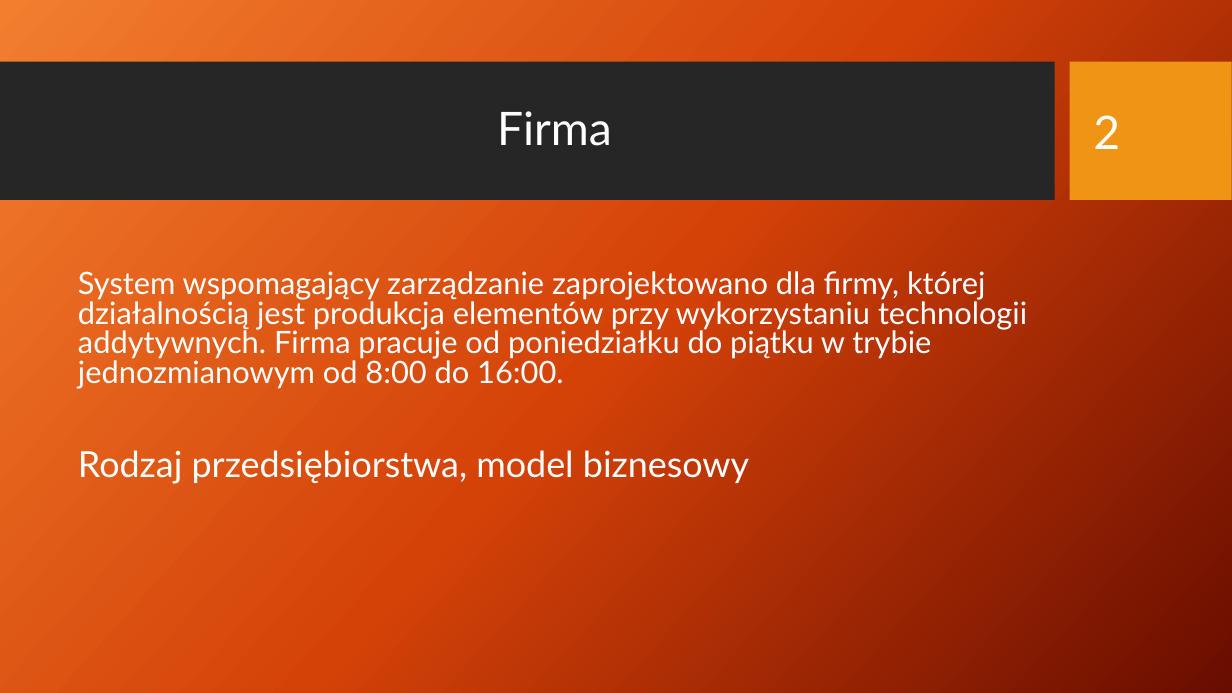
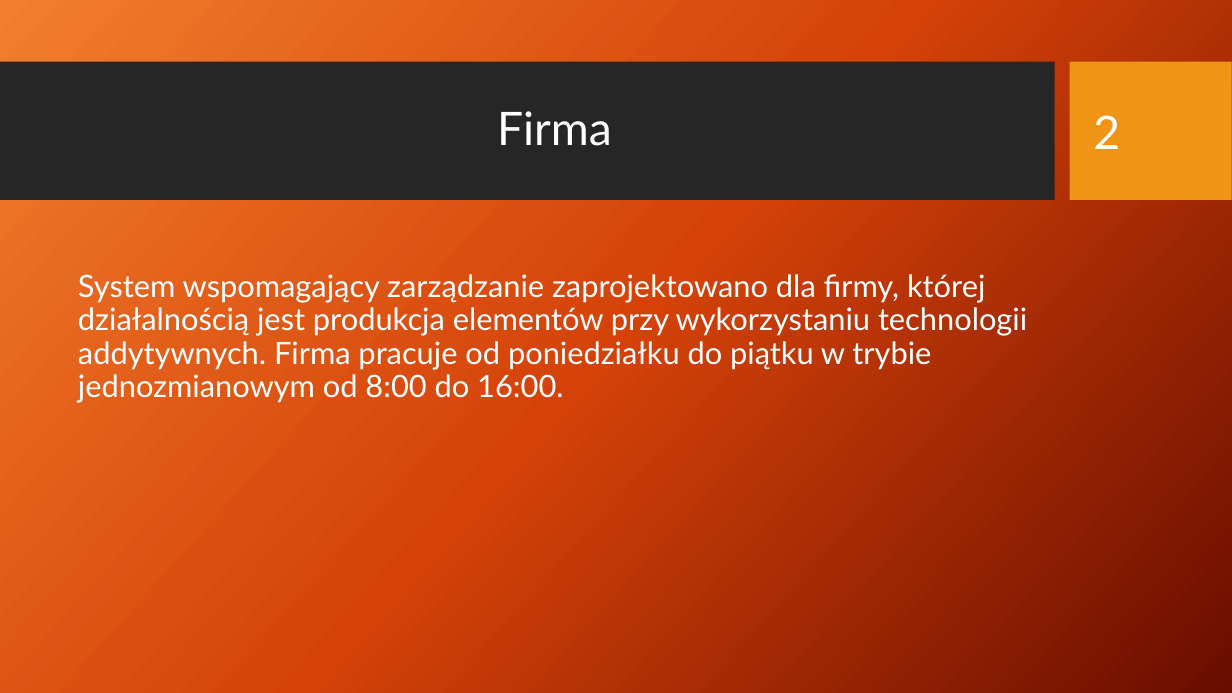
Before and after one commit to rudnickirobert/KWZP2021, a slide deck: slide 2 of Prezentacja_29.04.pptx. Drawn at 1232x693 pixels with LibreOffice and Linux fonts; fonts in the diff are those of the drawing; background and template pictures are left out. Boxes give left, top, right and bottom in pixels: in the first picture for what was removed or moved away, otherwise in the second. Text is boxed around its words. In the diff, an @@ line names an element or a change of style, - is before the commit and + after.

```diff
--- a/Prezentacja_29.04.pptx
+++ b/Prezentacja_29.04.pptx
@@ text "System wspomagający zarządzanie zaprojektowano dla ..." at <box>78,274,1027,403</box>: line spacing 0.8 to 0.9 @@
@@ text at <box>78,450,749,484</box>: paragraph removed @@
-Rodzaj przedsiębiorstwa, model biznesowy
```
Also in this commit, not shown: 1 other slide changed.
